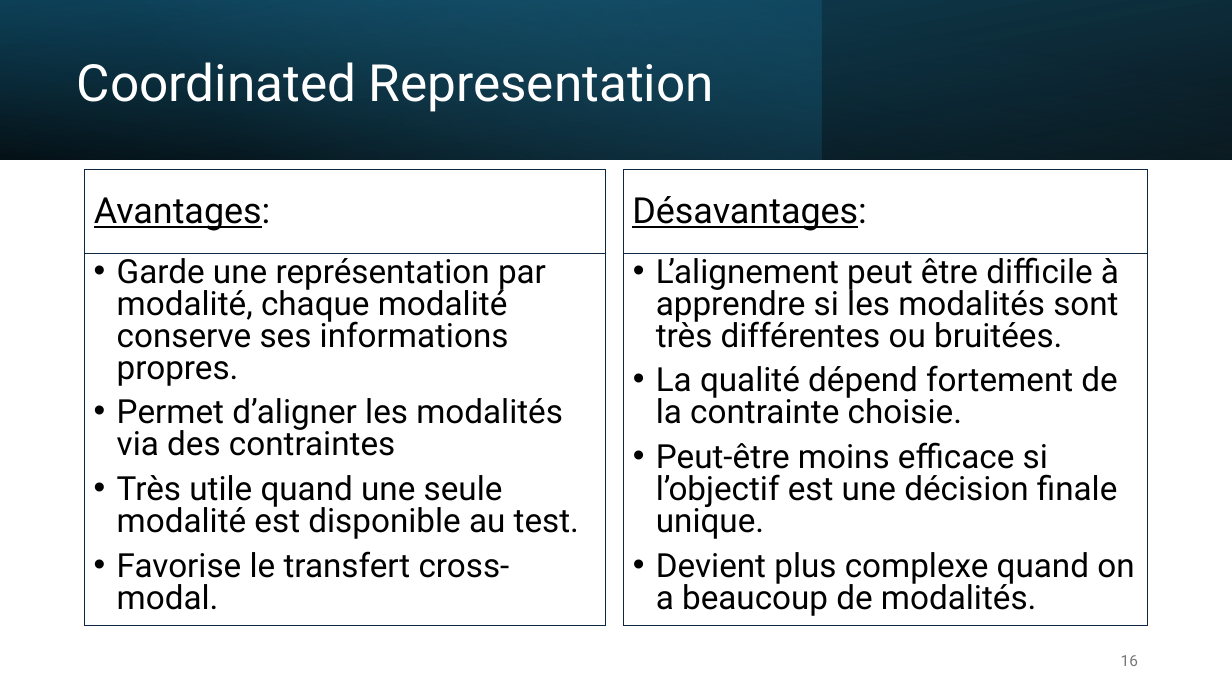
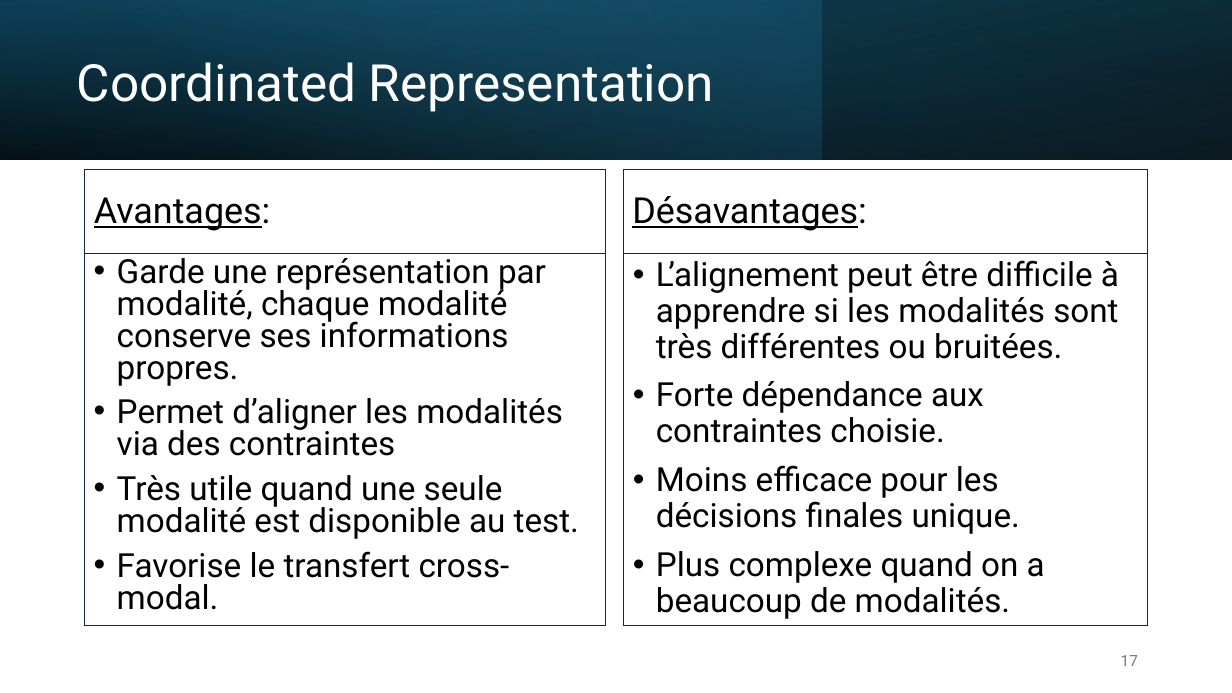
Before and after one commit to IzowRM/Stage-Cetic, a slide deck: slide 17 of Doc Slide/Presentation_du_27_01.pptx (slide 16 before the commit). Drawn at 1232x693 pixels with LibreOffice and Linux fonts; fonts in the diff are those of the drawing. Boxes give left, top, right and bottom in pixels: in the first picture for what was removed or moved away, otherwise in the second. Text is boxed around its words. In the diff, an @@ line names an element or a change of style, - is before the commit and + after.

```diff
--- a/Doc Slide/Presentation_du_27_01.pptx
+++ b/Doc Slide/Presentation_du_27_01.pptx
@@ text in rectangle at <box>656,260,1119,359</box>: line spacing 0.8 to 0.9 @@
@@ text in rectangle at <box>656,381,1045,619</box>: text changed @@
-• La qualité dépend fortement de la contrainte choisie.
-• Peut-être moins efficace si l’objectif est une décision finale unique.
-• Devient plus complexe quand on a beaucoup de modalités.
+• Forte dépendance aux contraintes choisie.
+• Moins efficace pour les décisions finales unique.
+• Plus complexe quand on a beaucoup de modalités.
@@ page number at <box>1121,655,1138,666</box>: text changed @@
-16
+17
```
Also in this commit, not shown: 9 other slides changed, 1 slide added, 6 slides removed, 3 other files.
